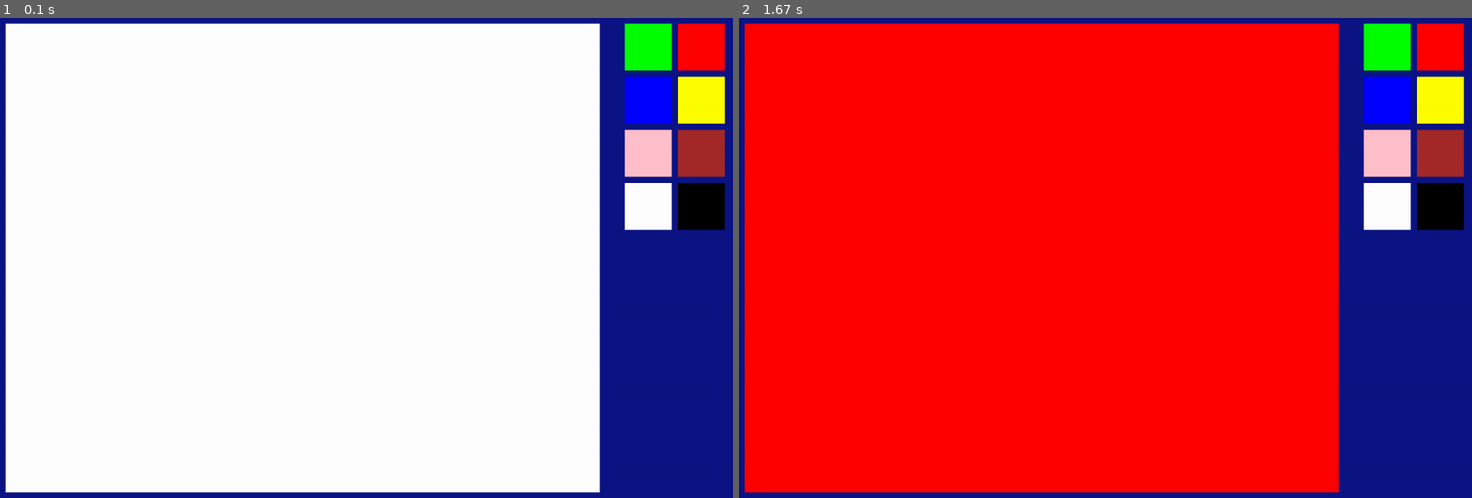
Above: before the commit, frames 1-2 (left to right).
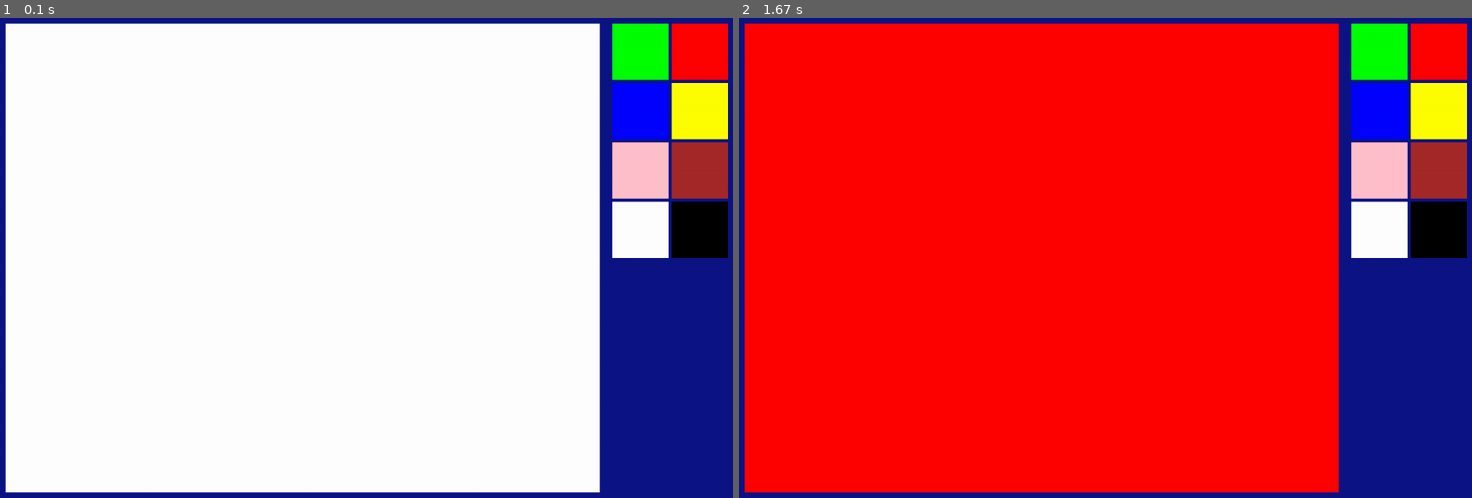
Above: after the commit, the same moments.

Repository: xray3325/Simple-paint-in-pygame
Game: pygame game, started from paint.py
Same seed, same stepped clock (60 frames per second), same inputs: the game is played once before the commit and once after it.
Inputs (mouse positions are in pixels of both pictures, inside the frame that each line leads up to):
- Up to frame 1 (0.1 s): no input
- Up to frame 2 (1.67 s): right-click (1105, 291) at 0.38 s

The runs differ from the first frame. In frame 1, 3.9% of the frame differs, in the area x 83-100%, y 1-50%; in frame 2, 3.9%.

Commit message:
Fixed button placement

Diff:
--- a/paint.py
+++ b/paint.py
@@ -44,28 +44,28 @@
         grid_objects.append(grid(i, j, size))
 
 color_objects = []
-color_objects.append(grid(1015, 25, 75, "green"))
-color_objects.append(grid(1100, 25, 75, "red"))
-color_objects.append(grid(1015, 110, 75, "blue"))
-color_objects.append(grid(1100, 110, 75, "yellow"))
-color_objects.append(grid(1015, 195, 75, "pink"))
-color_objects.append(grid(1100, 195, 75, "brown"))
-color_objects.append(grid(1015, 280, 75, "white"))
-color_objects.append(grid(1100, 280, 75, "black"))
+color_objects.append(grid(995, 25, 90, "green"))
+color_objects.append(grid(1090, 25, 90, "red"))
+color_objects.append(grid(995, 120, 90, "blue"))
+color_objects.append(grid(1090, 120, 90, "yellow"))
+color_objects.append(grid(995, 215, 90, "pink"))
+color_objects.append(grid(1090, 215, 90, "brown"))
+color_objects.append(grid(995, 310, 90, "white"))
+color_objects.append(grid(1090, 310, 90, "black"))
 
 def main():
     win.fill((13, 21, 133))
     running = True
     for obj in grid_objects:
         obj.draw()
-    py.draw.rect(win, "green", (1015, 25, 75, 75))
-    py.draw.rect(win, "red", (1100, 25, 75, 75))
-    py.draw.rect(win, "blue", (1015, 110, 75, 75))
-    py.draw.rect(win, "yellow", (1100, 110, 75, 75))
-    py.draw.rect(win, "pink", (1015, 195, 75, 75))
-    py.draw.rect(win, "brown", (1100, 195, 75, 75))
-    py.draw.rect(win, "white", (1015, 280, 75, 75))
-    py.draw.rect(win, "black", (1100, 280, 75, 75))
+    py.draw.rect(win, "green", (995, 25, 90, 90))
+    py.draw.rect(win, "red", (1090, 25, 90, 90))
+    py.draw.rect(win, "blue", (995, 120, 90, 90))
+    py.draw.rect(win, "yellow", (1090, 120, 90, 90))
+    py.draw.rect(win, "pink", (995, 215, 90, 90))
+    py.draw.rect(win, "brown", (1090, 215, 90, 90))
+    py.draw.rect(win, "white", (995, 310, 90, 90))
+    py.draw.rect(win, "black", (1090, 310, 90, 90))
 
     py.display.flip()
     color = "red"
